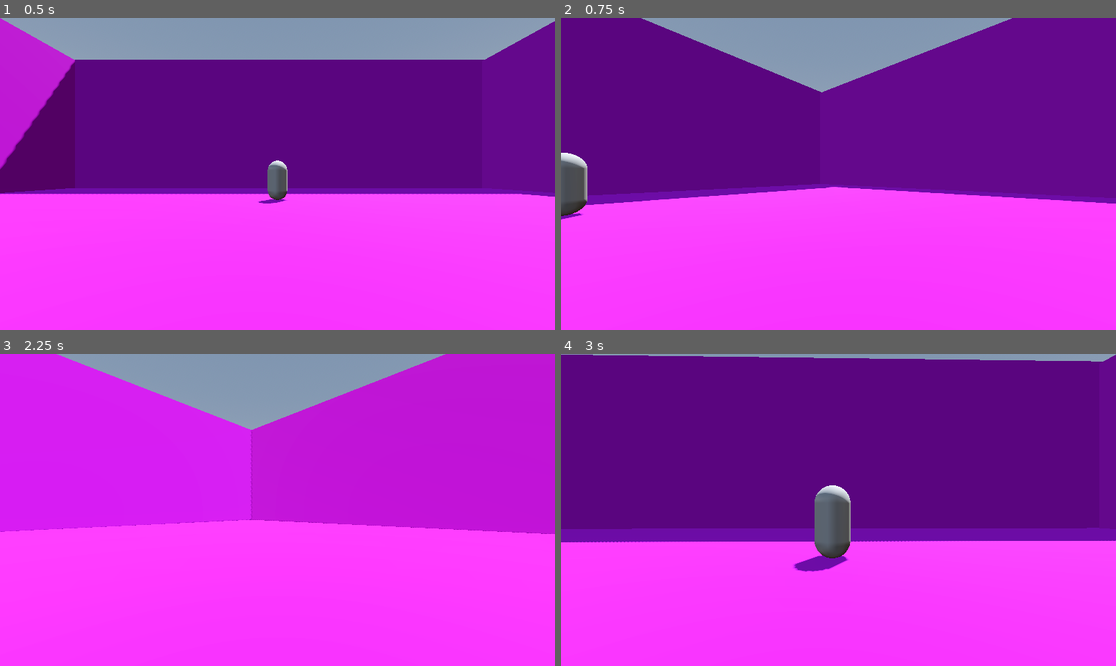
Above: before the commit, frames 1-4 (two rows, left to right).
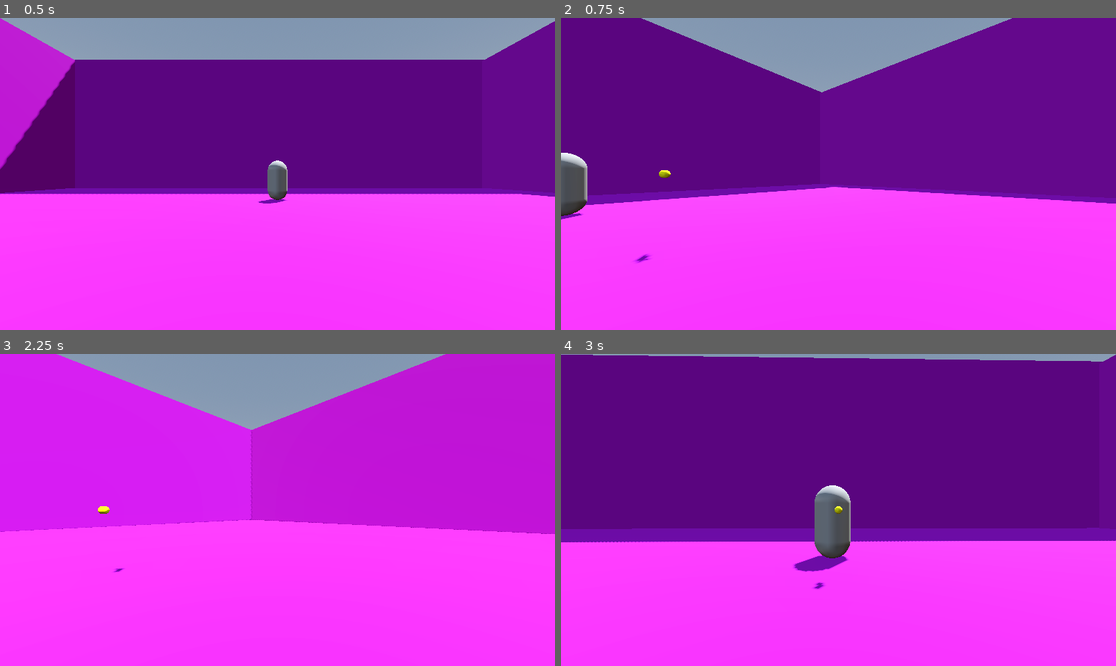
Above: after the commit, the same moments.

Repository: SeminixDev/pandora-boomer-shooter
Game: Godot game, scene res://World/world.tscn
Two runs of this game, one before a commit and one after it. Both use one fixed random seed, a clock stepped at 60 frames per second and the inputs below.
Inputs:
- Up to frame 1 (0.5 s): no input
- Up to frame 2 (0.75 s): tap Enter (ui_accept) at 0.5 s; hold Right (ui_right) from 0.53 s (still down); tap Z (shoot1, bound only after the commit) at 0.6 s
- Up to frame 3 (2.25 s): tap Enter (ui_accept) at 0.77, 1.52 s; release Right (ui_right) at 1.28 s; hold Down (ui_down) 1.28-2.03 s; tap Z (shoot1, bound only after the commit) at 1.35, 2.1 s; hold Right (ui_right) from 2.03 s (still down)
- Up to frame 4 (3 s): release Right (ui_right) at 2.78 s; hold Up (ui_up) from 2.78 s (still down); tap Z (shoot1, bound only after the commit) at 2.85 s

Frame 1 is identical in both runs. In frame 2, less than 0.1% of the frame differs, in the area x 13-20%, y 48-79%; in frame 3, less than 0.1%; in frame 4, less than 0.1%.

Commit message:
Bullet shooting

Diff:
--- a/Player/Player.tscn
+++ b/Player/Player.tscn
@@ -1,6 +1,7 @@
 [gd_scene format=3 uid="uid://bf5eg8wvt0fvu"]
 
 [ext_resource type="Script" uid="uid://bu2lvhlw8hx1p" path="res://Player/player.gd" id="1_xhfnw"]
+[ext_resource type="PackedScene" uid="uid://c5o66lq5ohpk7" path="res://Weapons/bullet.tscn" id="2_4ntmi"]
 
 [sub_resource type="CapsuleMesh" id="CapsuleMesh_0rwas"]
 
@@ -11,6 +12,7 @@
 collision_layer = 2
 collision_mask = 541
 script = ExtResource("1_xhfnw")
+bullet_scene = ExtResource("2_4ntmi")
 
 [node name="MeshInstance3D" type="MeshInstance3D" parent="." unique_id=1804009906]
 mesh = SubResource("CapsuleMesh_0rwas")
@@ -20,3 +22,7 @@
 
 [node name="Camera3D" type="Camera3D" parent="." unique_id=1803648156]
 transform = Transform3D(1, 0, 0, 0, 1, 0, 0, 0, 1, 0, 0.35, -0.19)
+
+[node name="BulletSpawnMarker" type="Marker3D" parent="Camera3D" unique_id=358114221]
+unique_name_in_owner = true
+transform = Transform3D(1, 0, 0, 0, 1, 0, 0, 0, 1, 0, 0, -0.1359449)
--- a/Player/player.gd
+++ b/Player/player.gd
@@ -1,31 +1,55 @@
-extends CharacterBody3D
+class_name Player extends CharacterBody3D
 
+@export_group("Movement")
 
-const SPEED = 5.0
-const JUMP_VELOCITY = 4.5
-const TURN_SPEED = 0.07
+@export var speed = 5.0
+@export var jump_velocity = 4.5
+@export var turn_speed = 0.07
+
+@export_group("Dependencies")
+
+@export var bullet_scene: PackedScene
+@onready var muzzle: Marker3D = %BulletSpawnMarker
 
 func _physics_process(delta: float) -> void:
 	# Add the gravity.
 	if not is_on_floor():
 		velocity += get_gravity() * delta
 
-	# Handle jump.
+	# Jump
 	#if Input.is_action_just_pressed("ui_accept") and is_on_floor():
-	#	velocity.y = JUMP_VELOCITY
+	#	velocity.y = jump_velocity
 
-	# Get the input direction and handle the movement/deceleration.
-	# As good practice, you should replace UI actions with custom gameplay actions.
+	if Input.is_action_just_pressed("shoot1"):
+		shoot()
+
+	move()
+
+func move() -> void:
 	var input_dir := Input.get_vector("ui_left", "ui_right", "ui_up", "ui_down")
 	var direction := (transform.basis * Vector3(input_dir.x, 0, input_dir.y)).normalized()
 	if direction:
-		velocity.x = direction.x * SPEED
-		velocity.z = direction.z * SPEED
+		velocity.x = direction.x * speed
+		velocity.z = direction.z * speed
 	else:
-		velocity.x = move_toward(velocity.x, 0, SPEED)
-		velocity.z = move_toward(velocity.z, 0, SPEED)
+		velocity.x = move_toward(velocity.x, 0, speed)
+		velocity.z = move_toward(velocity.z, 0, speed)
 	if Input.is_action_pressed("ui_left"):
-		self.rotate_y(TURN_SPEED)
+		self.rotate_y(turn_speed)
 	if Input.is_action_pressed("ui_right"):
-		self.rotate_y(-TURN_SPEED)
+		self.rotate_y(-turn_speed)
 	move_and_slide()
+
+func shoot() -> void:
+	if not bullet_scene:
+		push_warning("Bullet scene is not assigned to the Player!")
+		return
+
+	# Spawn the bullet
+	var bullet: Bullet = bullet_scene.instantiate()
+	get_tree().current_scene.add_child(bullet)
+
+	# Set bullet transform up
+	bullet.global_position = muzzle.global_position
+	var shoot_direction = -muzzle.global_transform.basis.z.normalized()
+	bullet.set_direction(shoot_direction)
--- /dev/null
+++ b/Weapons/bullet.gd
@@ -0,0 +1,34 @@
+class_name Bullet extends Area3D
+
+@export var speed: float = 40.0
+@export var damage: int = 10
+@export var lifetime: float = 3.0
+
+var direction: Vector3 = Vector3.ZERO
+
+func _ready() -> void:
+	# Connect the collision signal
+	body_entered.connect(_on_body_entered)
+
+	# Destroy the bullet after lifetime seconds
+	await get_tree().create_timer(lifetime).timeout
+	queue_free()
+
+func _physics_process(delta: float) -> void:
+	# Move the bullet forward based on its local Z axis
+	global_position += direction * speed * delta
+
+func _on_body_entered(body: Node3D) -> void:
+	# Damage the object if possible
+	if body.has_method("take_damage"):
+		body.take_damage(damage)
+
+	# Destroy the bullet upon hitting anything (enemy, wall, etc.)
+	queue_free()
+
+func set_direction(dir: Vector3) -> void:
+	direction = dir
+
+	# Optional: If you want the bullet mesh to visually face the direction it travels
+	# We make it look at a point slightly ahead of it
+	look_at(position + direction, Vector3.UP)
--- /dev/null
+++ b/Weapons/bullet.tscn
@@ -0,0 +1,23 @@
+[gd_scene format=3 uid="uid://c5o66lq5ohpk7"]
+
+[ext_resource type="Script" uid="uid://c7cghbfvxpor0" path="res://Weapons/bullet.gd" id="1_kxw81"]
+
+[sub_resource type="StandardMaterial3D" id="StandardMaterial3D_cv5v3"]
+albedo_color = Color(1, 1, 0, 1)
+
+[sub_resource type="CapsuleMesh" id="CapsuleMesh_v8qja"]
+
+[sub_resource type="CapsuleShape3D" id="CapsuleShape3D_t4vbm"]
+
+[node name="Bullet" type="Area3D" unique_id=1594382983]
+transform = Transform3D(0.15, 0, 0, 0, 0.15, 0, 0, 0, 0.15, 0, 0, 0)
+script = ExtResource("1_kxw81")
+
+[node name="MeshInstance3D" type="MeshInstance3D" parent="." unique_id=85184324]
+transform = Transform3D(1, 0, 0, 0, -4.371139e-08, -1, 0, 1, -4.371139e-08, 0, 0, 0)
+material_override = SubResource("StandardMaterial3D_cv5v3")
+mesh = SubResource("CapsuleMesh_v8qja")
+
+[node name="CollisionShape3D" type="CollisionShape3D" parent="." unique_id=1272254569]
+transform = Transform3D(1, 0, 0, 0, -4.371139e-08, -1, 0, 1, -4.371139e-08, 0, 0, 0)
+shape = SubResource("CapsuleShape3D_t4vbm")
--- a/World/world.tscn
+++ b/World/world.tscn
@@ -1,6 +1,6 @@
 [gd_scene format=3 uid="uid://ckx5xm6ryj5u1"]
 
-[ext_resource type="PackedScene" uid="uid://bf5eg8wvt0fvu" path="res://Player/Player.tscn" id="1_folwd"]
+[ext_resource type="PackedScene" uid="uid://bf5eg8wvt0fvu" path="res://Player/player.tscn" id="1_62w18"]
 
 [sub_resource type="ProceduralSkyMaterial" id="ProceduralSkyMaterial_fj7yv"]
 sky_horizon_color = Color(0.66224277, 0.6717428, 0.6867428, 1)
@@ -64,7 +64,7 @@
 transform = Transform3D(-0.8660254, -0.43301278, 0.25, 0, 0.49999997, 0.86602545, -0.50000006, 0.75, -0.43301266, 0, 0, 0)
 shadow_enabled = true
 
-[node name="Player" parent="." unique_id=1346923229 instance=ExtResource("1_folwd")]
+[node name="Player" parent="." unique_id=1346923229 instance=ExtResource("1_62w18")]
 transform = Transform3D(1, 0, 0, 0, 1, 0, 0, 0, 1, 0, 1, 0)
 collision_mask = 1
 
--- a/project.godot
+++ b/project.godot
@@ -14,6 +14,14 @@
 run/main_scene="uid://ckx5xm6ryj5u1"
 config/features=PackedStringArray("4.6", "Forward Plus")
 config/icon="res://icon.svg"
+
+[input]
+
+shoot1={
+"deadzone": 0.2,
+"events": [Object(InputEventKey,"resource_local_to_scene":false,"resource_name":"","device":-1,"window_id":0,"alt_pressed":false,"shift_pressed":false,"ctrl_pressed":false,"meta_pressed":false,"pressed":false,"keycode":0,"physical_keycode":90,"key_label":0,"unicode":122,"location":0,"echo":false,"script":null)
+]
+}
 
 [layer_names]
 
Not shown, added: Weapons/bullet.gd.uid
Not shown, added: Weapons/.gitkeep
